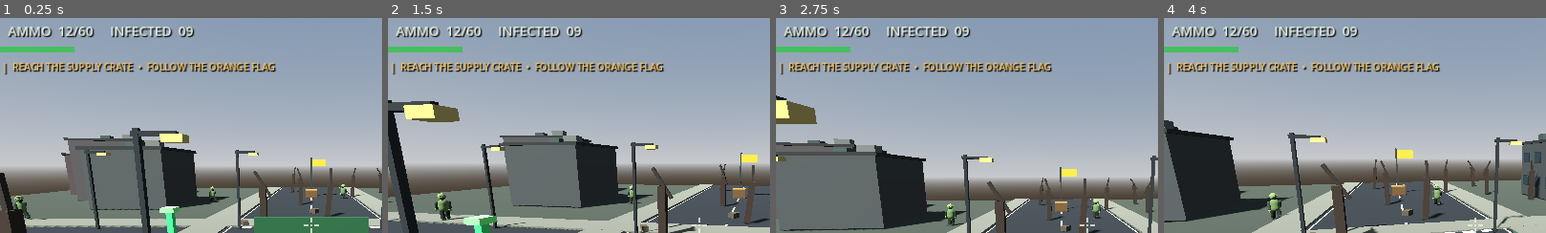
Above: before the commit, frames 1-4 (left to right).
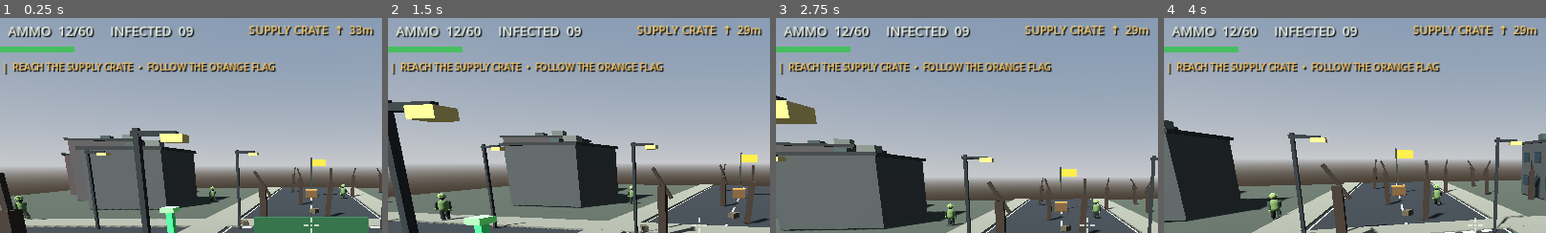
Above: after the commit, the same moments.

Repository: aljunatis40-alt/zombie-world-survivor
Game: Godot game, scene res://scenes/main.tscn
Two runs of this game, one before a commit and one after it. Both use one fixed random seed, a clock stepped at 60 frames per second and the inputs below.
Inputs (mouse positions are % of the whole screen's width and height, from its top left):
- Up to frame 1 (0.25 s): no input
- Up to frame 2 (1.5 s): move the mouse to (55, 50) at 0.52 s; hold W (move_forward) from 0.53 s (still down); click (55, 50) at 0.6 s; move the mouse to (45, 50) at 1.27 s; tap Shift (sprint) at 1.35 s
- Up to frame 3 (2.75 s): keep holding W (move_forward); move the mouse to (52, 48) at 2.02 s; click (52, 48) at 2.1 s
- Up to frame 4 (4 s): keep holding W (move_forward); move the mouse to (49, 52) at 2.77 s; tap Shift (sprint) at 2.85 s; move the mouse to (57, 51) at 3.52 s; click (57, 51) at 3.6 s
The pictures show only the part of the screen within x 9-59%, y 2-52%; the shares and areas given below are measured in that part.

The runs differ from the first frame. In frame 1, 1.1% of the frame differs, in the area x 65-98%, y 3-9%; in frame 2, 1.1%; in frame 3, 1.1%; in frame 4, 1.1%.
Error before the commit: Invalid call. Nonexistent function 'set_objective_navigation' in base 'Control (hud.gd)'. (res://scripts/game.gd:63)

Commit message:
Add on-screen objective direction and distance

Diff:
--- a/scripts/hud.gd
+++ b/scripts/hud.gd
@@ -15,6 +15,7 @@
 var health_bar_fill: ColorRect
 var hint_label: Label
 var objective_label: Label
+var objective_nav_label: Label
 var fire_button: Button
 var reload_button: Button
 var jump_button: Button
@@ -59,6 +60,15 @@
 	objective_label.add_theme_constant_override("shadow_offset_x", 2)
 	objective_label.add_theme_constant_override("shadow_offset_y", 2)
 	add_child(objective_label)
+
+	objective_nav_label = Label.new()
+	objective_nav_label.text = "SUPPLY CRATE  ↑  35m"
+	objective_nav_label.horizontal_alignment = HORIZONTAL_ALIGNMENT_CENTER
+	objective_nav_label.add_theme_color_override("font_color", Color(1.0, 0.82, 0.43, 0.98))
+	objective_nav_label.add_theme_color_override("font_shadow_color", Color(0, 0, 0, 0.95))
+	objective_nav_label.add_theme_constant_override("shadow_offset_x", 2)
+	objective_nav_label.add_theme_constant_override("shadow_offset_y", 2)
+	add_child(objective_nav_label)
 
 	hint_label = Label.new()
 	hint_label.text = "MOVE"
@@ -110,6 +120,9 @@
 	objective_label.position = Vector2(margin, margin * 3.45)
 	objective_label.add_theme_font_size_override("font_size", roundi(16.0 * ui_scale))
 	objective_label.size = Vector2(size.x * 0.72, 34.0 * ui_scale)
+	objective_nav_label.position = Vector2(size.x * 0.36, margin * 0.8)
+	objective_nav_label.size = Vector2(size.x * 0.28, 34.0 * ui_scale)
+	objective_nav_label.add_theme_font_size_override("font_size", roundi(19.0 * ui_scale))
 	hint_label.set_anchors_preset(Control.PRESET_BOTTOM_LEFT)
 	hint_label.position = Vector2(margin + 8.0 * ui_scale, -margin - 94.0 * ui_scale)
 	hint_label.add_theme_font_size_override("font_size", roundi(14.0 * ui_scale))
@@ -199,3 +212,14 @@
 	draw_line(aim_center + Vector2(0, -13) * ui_scale, aim_center + Vector2(0, -5) * ui_scale, reticle_color, 2.0 * ui_scale)
 	draw_line(aim_center + Vector2(0, 5) * ui_scale, aim_center + Vector2(0, 13) * ui_scale, reticle_color, 2.0 * ui_scale)
 	draw_circle(aim_center, 1.8 * ui_scale, reticle_color)
+
+func set_objective_navigation(local_direction: Vector3, distance: float) -> void:
+	if not is_instance_valid(objective_nav_label):
+		return
+	var arrow := "↑"
+	if absf(local_direction.x) > absf(local_direction.z):
+		arrow = "→" if local_direction.x > 0.0 else "←"
+	elif local_direction.z > 0.0:
+		arrow = "↓"
+	var distance_text := "REACHED" if distance < 2.5 else "%dm" % roundi(distance)
+	objective_nav_label.text = "SUPPLY CRATE  %s  %s" % [arrow, distance_text]
